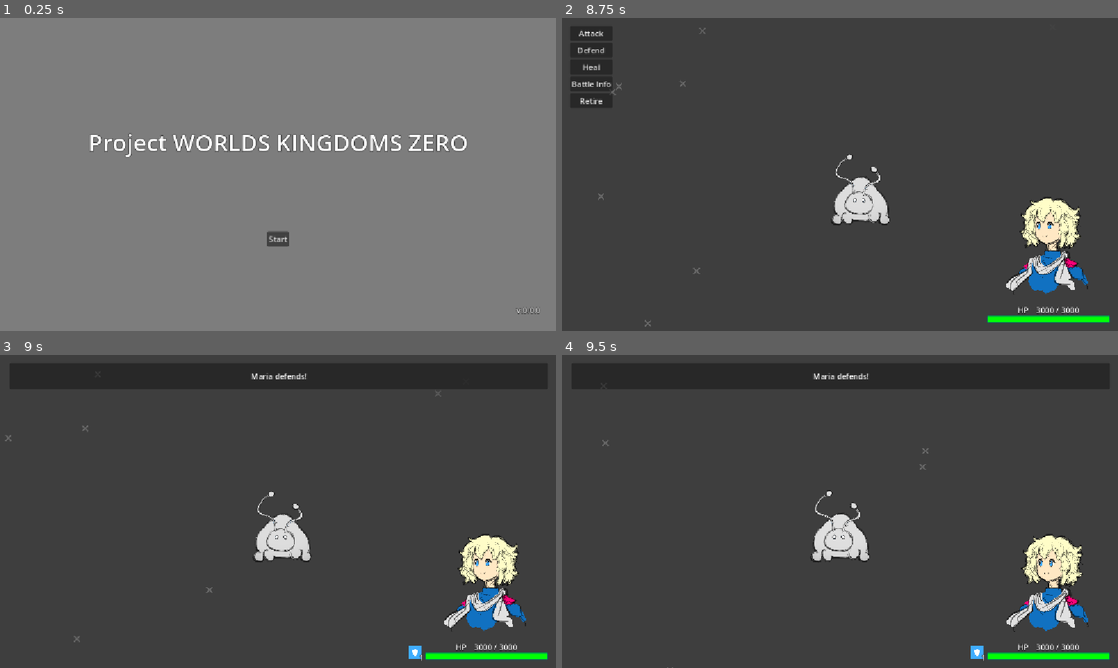
Above: before the commit, frames 1-4 (two rows, left to right).
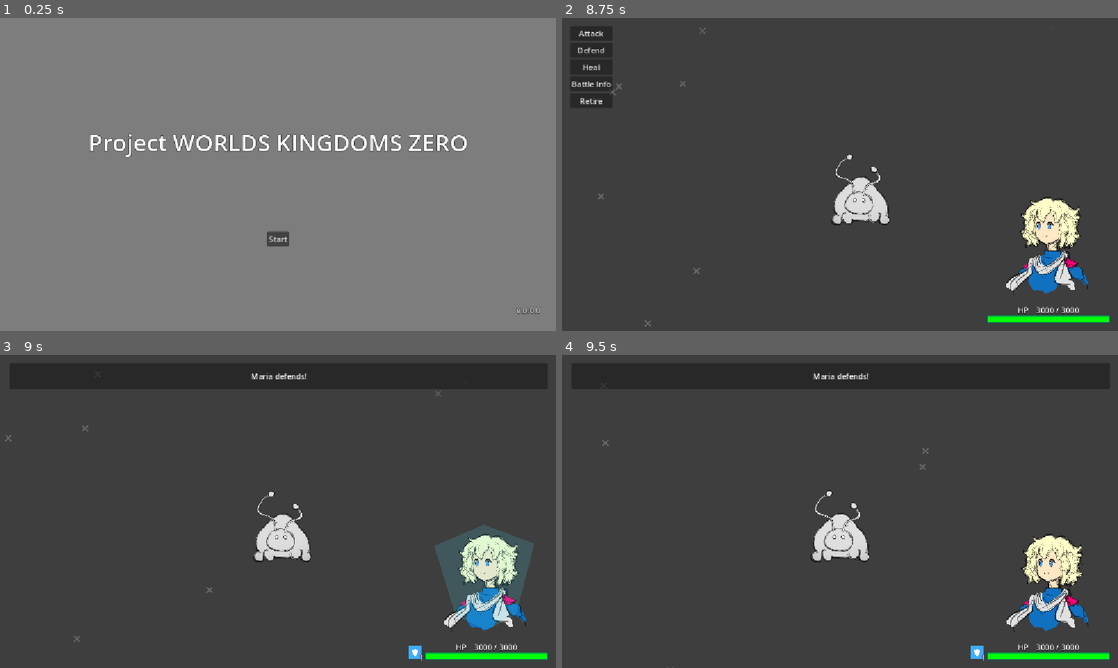
Above: after the commit, the same moments.

Repository: Adnyropast/pwkz-godot-4.7
Game: Godot game, scene res://scenes/title_screen.tscn
The game is run twice, just before and just after one commit, with the same random seed, the same clock (stepped at 60 frames per second) and the same inputs. The engine's default icon, where the game draws it, is replaced by a stand-in: a white triangle on a blue panel in a dark square.
Inputs:
- Up to frame 1 (0.25 s): no input
- Up to frame 2 (8.75 s): click "Start" at 0.5 s; click "Maria Game" at 1.25 s; tap Enter (ui_accept) at 2, 2.27, 2.75, 3.02, 5.27, 6.02, 6.77, 8.27 s; click "Attack" at 3.5 s
- Up to frame 3 (9 s): click "Defend" at 8.75 s
- Up to frame 4 (9.5 s): no input

Frames 1-2 are identical in both runs. In frame 3, 3.0% of the frame differs, in the area x 78-96%, y 54-87%; in frame 4, nothing differs.

Commit message:
feat: add player defend effects

Diff:
--- a/actions/PlayerDefend.gd
+++ b/actions/PlayerDefend.gd
@@ -7,6 +7,7 @@
 
 func step_defend(sender: Sender) -> void:
 	Player.make_defend()
+	BattleEffects.make_player_defend_shield()
 	var player_name = Player.get_player_name()
 	sender.send_timed(
 		player_name + " defends!",
--- /dev/null
+++ b/scenes/battle_effects_ui/player_defend_shield.tscn
@@ -0,0 +1,105 @@
+[gd_scene format=3 uid="uid://0r7a7w7hqrdk"]
+
+[ext_resource type="Texture2D" uid="uid://c05kfc68pavxs" path="res://images/particles/shield.png" id="1_gu3ww"]
+
+[sub_resource type="Animation" id="Animation_gu3ww"]
+length = 0.001
+tracks/0/type = "value"
+tracks/0/imported = false
+tracks/0/enabled = true
+tracks/0/path = NodePath("Scale:offset_transform_scale")
+tracks/0/interp = 1
+tracks/0/loop_wrap = true
+tracks/0/keys = {
+"times": PackedFloat32Array(0),
+"transitions": PackedFloat32Array(1),
+"update": 0,
+"values": [Vector2(1, 1)]
+}
+tracks/1/type = "value"
+tracks/1/imported = false
+tracks/1/enabled = true
+tracks/1/path = NodePath("Scale/Opacity:modulate")
+tracks/1/interp = 1
+tracks/1/loop_wrap = true
+tracks/1/keys = {
+"times": PackedFloat32Array(0),
+"transitions": PackedFloat32Array(1),
+"update": 0,
+"values": [Color(1, 1, 1, 1)]
+}
+
+[sub_resource type="Animation" id="Animation_we245"]
+resource_name = "player_defend_shield"
+tracks/0/type = "value"
+tracks/0/imported = false
+tracks/0/enabled = true
+tracks/0/path = NodePath("Scale:offset_transform_scale")
+tracks/0/interp = 1
+tracks/0/loop_wrap = true
+tracks/0/keys = {
+"times": PackedFloat32Array(0, 0.5),
+"transitions": PackedFloat32Array(0.25, 1),
+"update": 0,
+"values": [Vector2(1, 1), Vector2(6, 6)]
+}
+tracks/1/type = "value"
+tracks/1/imported = false
+tracks/1/enabled = true
+tracks/1/path = NodePath("Scale/Opacity:modulate")
+tracks/1/interp = 1
+tracks/1/loop_wrap = true
+tracks/1/keys = {
+"times": PackedFloat32Array(0, 0.5),
+"transitions": PackedFloat32Array(1, 1),
+"update": 0,
+"values": [Color(0.003921569, 0.8509804, 1, 1), Color(0.76862746, 0.9647059, 1, 0)]
+}
+tracks/2/type = "method"
+tracks/2/imported = false
+tracks/2/enabled = true
+tracks/2/path = NodePath(".")
+tracks/2/interp = 1
+tracks/2/loop_wrap = true
+tracks/2/keys = {
+"times": PackedFloat32Array(1),
+"transitions": PackedFloat32Array(1),
+"values": [{
+"args": [],
+"method": &"queue_free"
+}]
+}
+
+[sub_resource type="AnimationLibrary" id="AnimationLibrary_nsjn8"]
+_data = {
+&"RESET": SubResource("Animation_gu3ww"),
+&"player_defend_shield": SubResource("Animation_we245")
+}
+
+[node name="PlayerDefendShield" type="CenterContainer" unique_id=91834513]
+anchors_preset = 15
+anchor_right = 1.0
+anchor_bottom = 1.0
+grow_horizontal = 2
+grow_vertical = 2
+
+[node name="Scale" type="CenterContainer" parent="." unique_id=503808182]
+layout_mode = 2
+offset_transform_enabled = true
+
+[node name="Opacity" type="CenterContainer" parent="Scale" unique_id=150420101]
+layout_mode = 2
+
+[node name="CenterContainer" type="CenterContainer" parent="Scale/Opacity" unique_id=1916678076]
+modulate = Color(1, 1, 1, 0.24705882)
+layout_mode = 2
+
+[node name="TextureRect" type="TextureRect" parent="Scale/Opacity/CenterContainer" unique_id=254387345]
+custom_minimum_size = Vector2(64, 64)
+layout_mode = 2
+texture = ExtResource("1_gu3ww")
+expand_mode = 1
+
+[node name="ShieldAnimationPlayer" type="AnimationPlayer" parent="." unique_id=426863647]
+libraries/ = SubResource("AnimationLibrary_nsjn8")
+autoplay = &"player_defend_shield"
--- a/scenes/player_hud.gd
+++ b/scenes/player_hud.gd
@@ -1,5 +1,8 @@
 extends Control
 
+class_name PlayerHUD
+
+@onready var player_texture_container: Container = $SlideNode/MarginContainer/HBoxContainer/VBoxContainer/HBoxContainer/PlayerShakeNode/PlayerBreathe
 @onready var player_texture: TextureRect = $SlideNode/MarginContainer/HBoxContainer/VBoxContainer/HBoxContainer/PlayerShakeNode/PlayerBreathe/PlayerTexture
 @onready var player_texture_animation_player: AnimationPlayer = $SlideNode/MarginContainer/HBoxContainer/VBoxContainer/HBoxContainer/PlayerShakeNode/PlayerTextureAnimationPlayer
 @onready var hp_bar: ProgressBar = $SlideNode/MarginContainer/HBoxContainer/VBoxContainer/VBoxContainer/HPBar
@@ -7,8 +10,10 @@
 @onready var max_hp_label: Label = $SlideNode/MarginContainer/HBoxContainer/VBoxContainer/VBoxContainer/HBoxContainer/HBoxContainer/MaxHPLabel
 @onready var statuses_container: Container = $SlideNode/MarginContainer/HBoxContainer/StatusesContainer
 @onready var intro_animation_player: AnimationPlayer = $IntroAnimationPlayer
+static var current: Control
 
 func _ready() -> void:
+	current = self
 	player_texture.texture = Player.get_player_texture()
 	hp_bar.max_value = Player.MAX_HP
 	hp_bar.value = Player.hp
--- a/static/BattleEffects.gd
+++ b/static/BattleEffects.gd
@@ -9,3 +9,7 @@
 static func make_player_attack_hit() -> void:
 	var node: Node3D = preload("res://scenes/battle_effects_3d/player_attack_hit.tscn").instantiate()
 	Engine.get_main_loop().root.add_child(node)
+
+static func make_player_defend_shield() -> void:
+	var node: Control = preload("res://scenes/battle_effects_ui/player_defend_shield.tscn").instantiate()
+	PlayerHUD.current.player_texture_container.add_child(node)
Binary file added: images/particles/shield.png
Not shown, added: images/particles/shield.png.import
